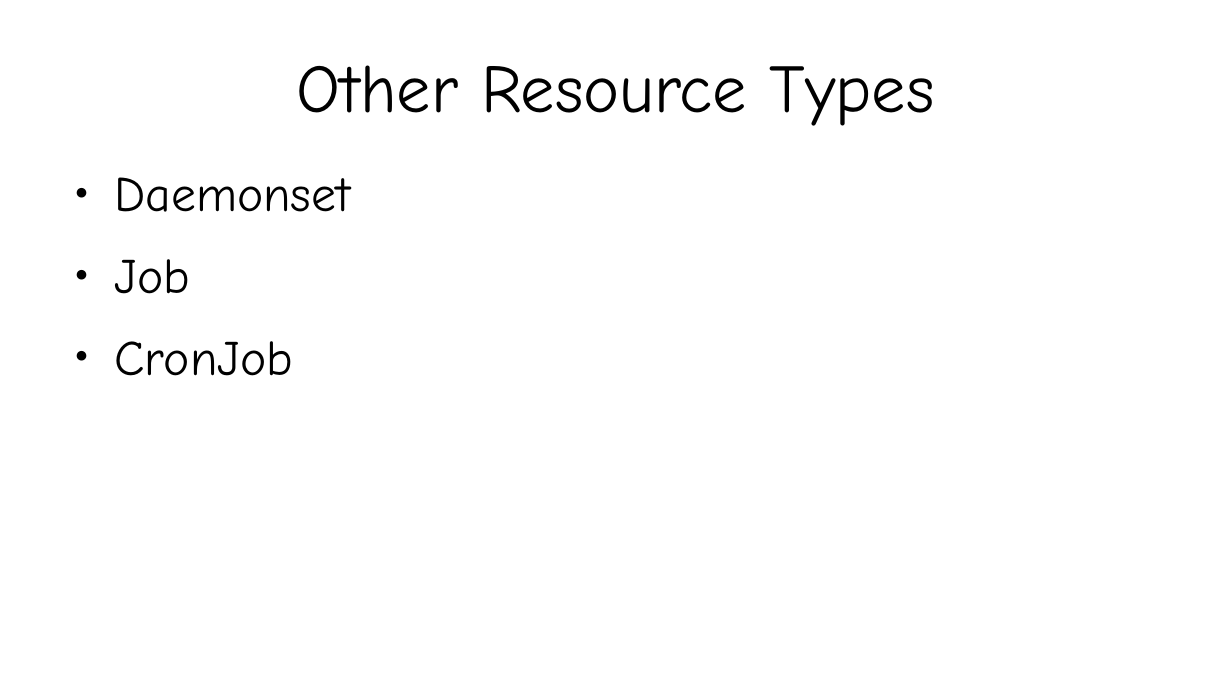
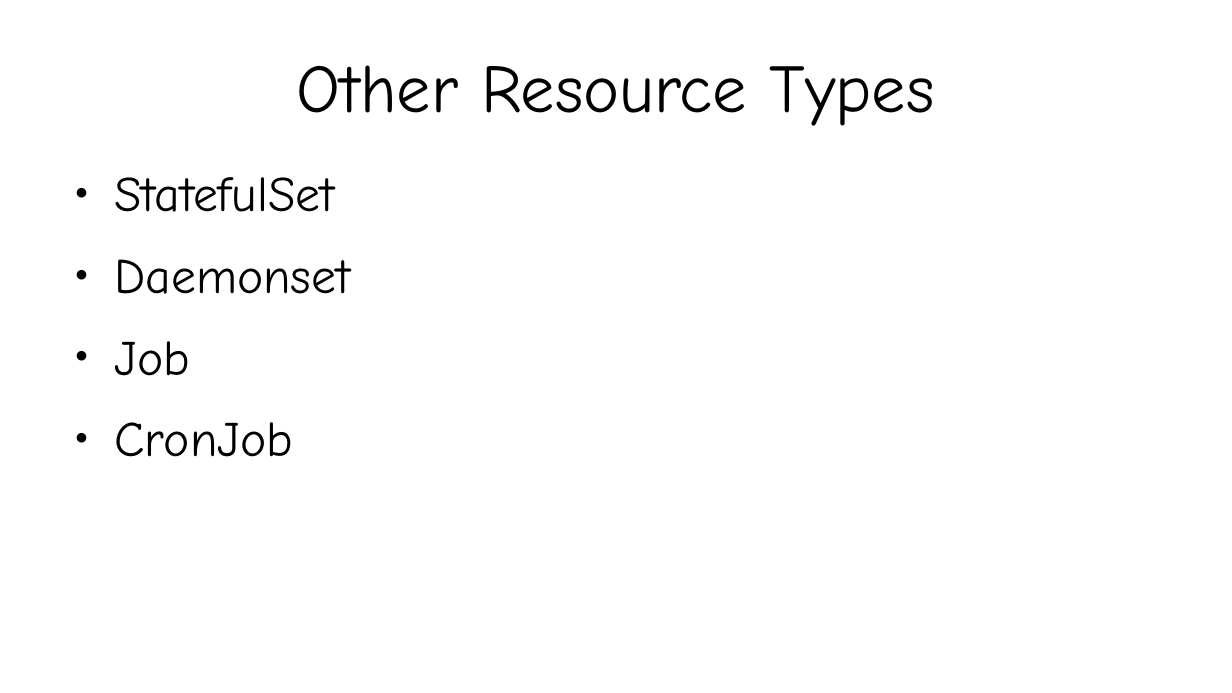
Before and after one commit to kislaykishore/microservices, a slide deck: slide 13 of Kubernetes.odp. Drawn at 1232x693 pixels with LibreOffice and Linux fonts; fonts in the diff are those of the drawing. Boxes give left, top, right and bottom in pixels: in the first picture for what was removed or moved away, otherwise in the second. Text is boxed around its words. In the diff, an @@ line names an element or a change of style, - is before the commit and + after.

```diff
--- a/Kubernetes.odp
+++ b/Kubernetes.odp
@@ text at [114,177,334,212]: paragraph added @@
+● StatefulSet
```
Also in this commit, not shown: 1 other slide changed, 2 slides added, 1 slide removed.
